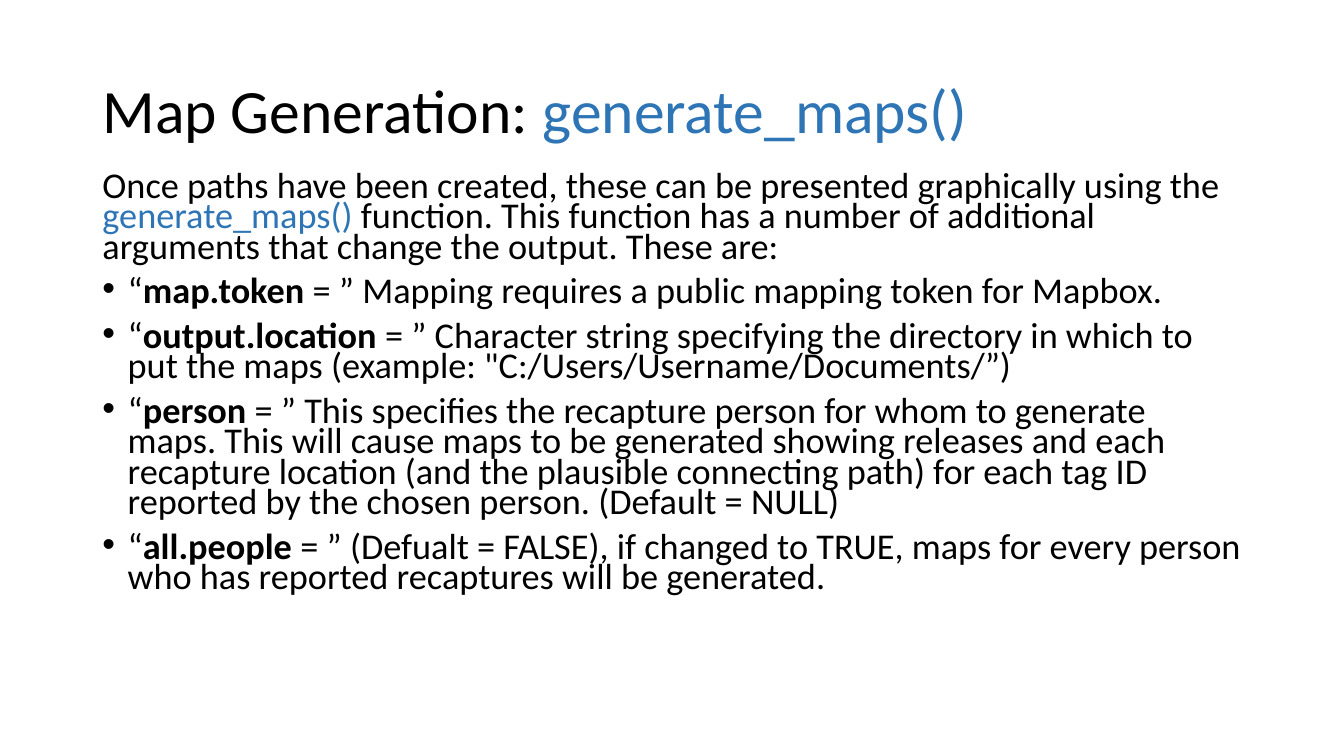
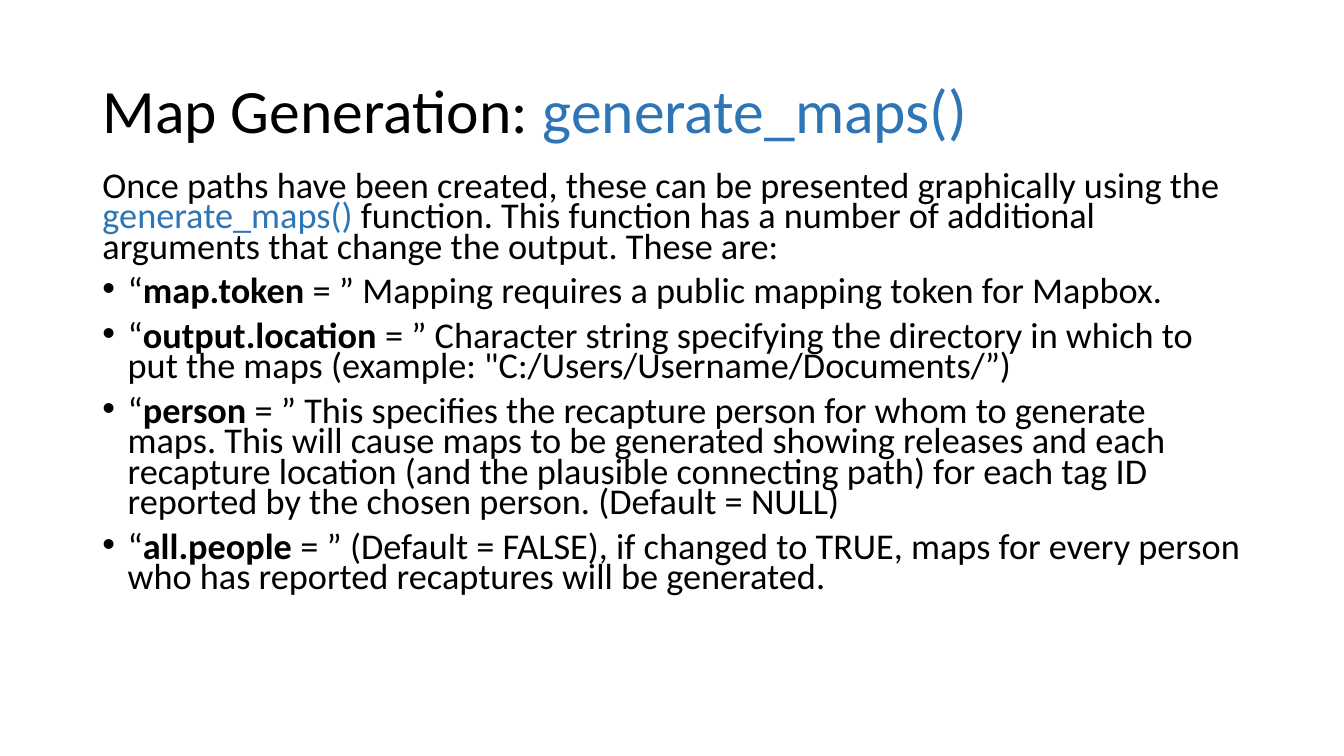
Before and after one commit to LobsterScience/LobTag2, a slide deck: slide 24 of data/user_guide.pptx. Drawn at 1344x756 pixels with LibreOffice and Linux fonts; fonts in the diff are those of the drawing. Boxes give left, top, right and bottom in pixels: in the first picture for what was removed or moved away, otherwise in the second. Text is boxed around its words. In the diff, an @@ line names an element or a change of style, - is before the commit and + after.

```diff
--- a/data/user_guide.pptx
+++ b/data/user_guide.pptx
@@ text at (128,532,1239,596): text changed @@
-• “all.people = ” (Defualt = FALSE), if changed to TRUE, maps for every person who has reported recaptures will be generated.
+• “all.people = ” (Default = FALSE), if changed to TRUE, maps for every person who has reported recaptures will be generated.
```
Also in this commit, not shown: 3 other slides changed, 1 other file.
